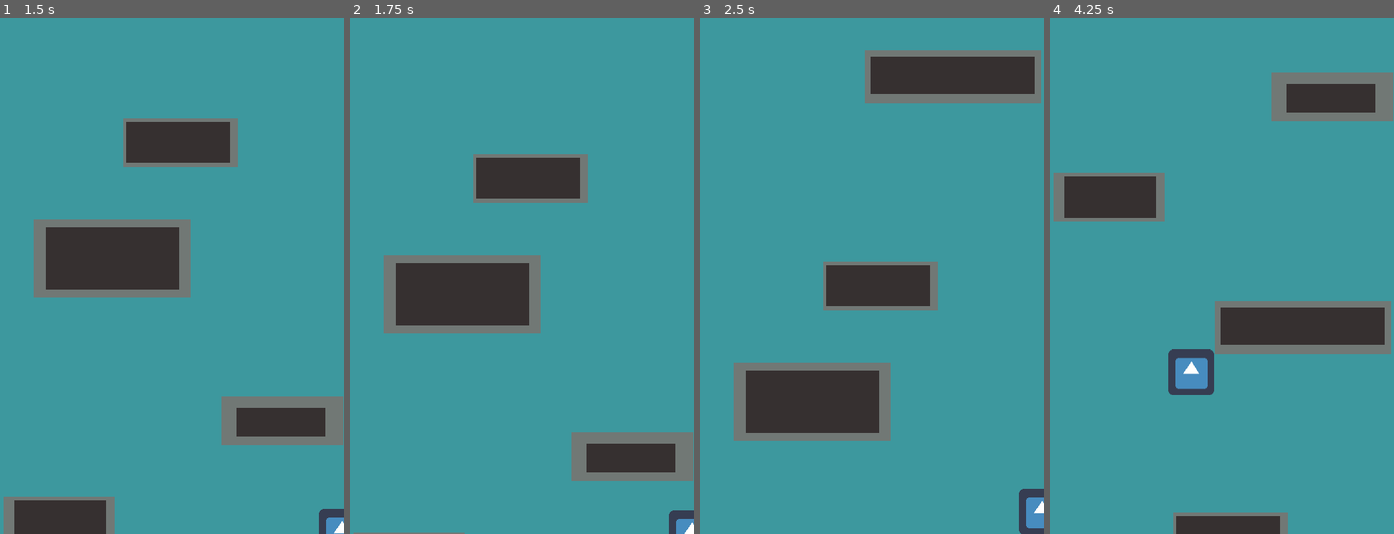
Above: before the commit, frames 1-4 (left to right).
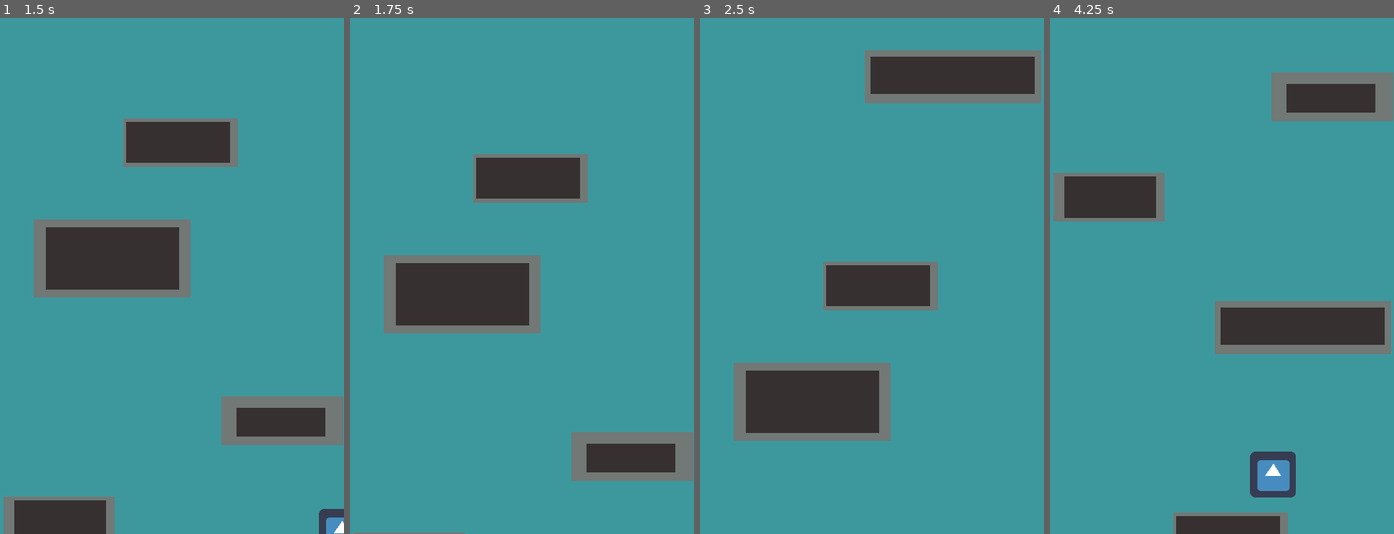
Above: after the commit, the same moments.

Repository: Harrison-Winters/Jet-Pack-Escape
Game: Godot game, scene res://Stage1.tscn
The game is run twice, just before and just after one commit, with the same random seed, the same clock (stepped at 60 frames per second) and the same inputs. The engine's default icon, where the game draws it, is replaced by a stand-in: a white triangle on a blue panel in a dark square.
Inputs:
- Up to frame 1 (1.5 s): hold Right (ui_right) 0.53-1.28 s; hold Down (ui_down) from 1.28 s (still down)
- Up to frame 2 (1.75 s): keep holding Down (ui_down)
- Up to frame 3 (2.5 s): release Down (ui_down) at 2.03 s; hold Right (ui_right) from 2.03 s (still down)
- Up to frame 4 (4.25 s): release Right (ui_right) at 2.78 s; hold Up (ui_up) 2.78-3.53 s; hold Left (ui_left) from 3.53 s (still down)

Frame 1 is identical in both runs. In frame 2, 0.3% of the frame differs, in the area x 92-100%, y 95-100%; in frame 3, 0.6%; in frame 4, 2.3%, in the area x 34-72%, y 64-93%.

Commit message:
Fixed bug where player can clip through obstacles at the bottom of the screen

Diff:
--- a/Jetpack Escape/PlayerCollisionObject.gd
+++ b/Jetpack Escape/PlayerCollisionObject.gd
@@ -2,7 +2,6 @@
 
 
 
-# Called when the node enters the scene tree for the first time.
 func _ready():
 	screen_size = get_viewport_rect().size
 
@@ -38,4 +37,4 @@
 
 func _process(delta):
 	position.x = clamp(position.x, 0, screen_size.x)
-	position.y = clamp(position.y, 0, screen_size.y)
+#	position.y = clamp(position.y, 0, screen_size.y)
